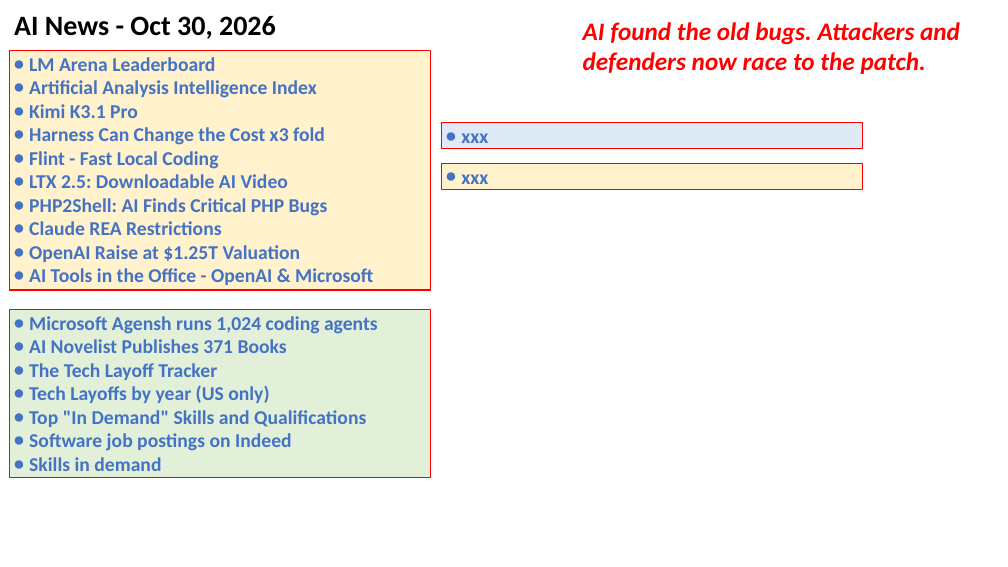
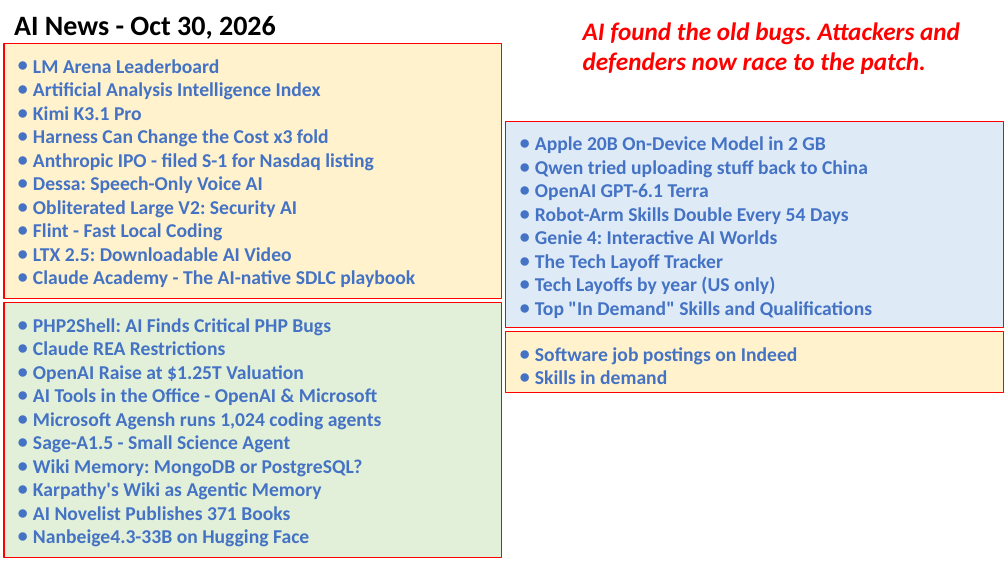
Before and after one commit to lselector/seminar, a slide deck: slide 1 of 2026/2026-10-30-AI-News.pptx. Drawn at 1008x567 pixels with LibreOffice and Linux fonts; fonts in the diff are those of the drawing. Boxes give left, top, right and bottom in pixels: in the first picture for what was removed or moved away, otherwise in the second. Text is boxed around its words. In the diff, an @@ line names an element or a change of style, - is before the commit and + after.

Commit message:
update

```diff
--- a/2026/2026-10-30-AI-News.pptx
+++ b/2026/2026-10-30-AI-News.pptx
@@ rectangle "LM Arena Leaderboard" resized from (x1=9, y1=50, x2=430, y2=290) to (x1=4, y1=43, x2=502, y2=298) @@
@@ rectangle removed at (x1=442, y1=123, x2=863, y2=149) @@
-● xxx
@@ rectangle added at (x1=506, y1=121, x2=1004, y2=328), fill #DEEBF7, outline #FF0000 0.75 pt, 14 pt, text #4472C4, bold @@
+● Apple 20B On-Device Model in 2 GB
+● Qwen tried uploading stuff back to China
+● OpenAI GPT-6.1 Terra
+● Robot-Arm Skills Double Every 54 Days
+● Genie 4: Interactive AI Worlds
+● The Tech Layoff Tracker
+● Tech Layoffs by year (US only)
+● Top "In Demand" Skills and Qualifications
@@ text in rectangle at (x1=33, y1=153, x2=374, y2=218): paragraphs added @@
+● Anthropic IPO - filed S-1 for Nasdaq listing
+● Dessa: Speech-Only Voice AI
+● Obliterated Large V2: Security AI
@@ rectangle removed at (x1=442, y1=163, x2=863, y2=190) @@
-● xxx
@@ text in rectangle at (x1=33, y1=270, x2=415, y2=287): text changed @@
-● PHP2Shell: AI Finds Critical PHP Bugs
-● Claude REA Restrictions
-● OpenAI Raise at $1.25T Valuation
-● AI Tools in the Office - OpenAI & Microsoft
+● Claude Academy - The AI-native SDLC playbook
@@ rectangle "PHP2Shell: AI Finds Critical PHP ..." resized from (x1=9, y1=309, x2=430, y2=478) to (x1=4, y1=302, x2=502, y2=557) @@
@@ text in rectangle at (x1=33, y1=318, x2=377, y2=405): paragraphs added @@
+● PHP2Shell: AI Finds Critical PHP Bugs
+● Claude REA Restrictions
+● OpenAI Raise at $1.25T Valuation
+● AI Tools in the Office - OpenAI & Microsoft
@@ rectangle added at (x1=506, y1=332, x2=1004, y2=392), fill #FFF2CC, outline #FF0000 0.75 pt, 14 pt, text #4472C4, bold @@
+● Software job postings on Indeed
+● Skills in demand
@@ text in rectangle at (x1=33, y1=435, x2=363, y2=500): paragraphs added @@
+● Sage-A1.5 - Small Science Agent
+● Wiki Memory: MongoDB or PostgreSQL?
+● Karpathy's Wiki as Agentic Memory
@@ text in rectangle at (x1=33, y1=529, x2=309, y2=547): text changed @@
-● The Tech Layoff Tracker
-● Tech Layoffs by year (US only)
-● Top "In Demand" Skills and Qualifications
-● Software job postings on Indeed
-● Skills in demand
+● Nanbeige4.3-33B on Hugging Face
```
Also in this commit, not shown: 4 other slides changed, 6 slides added.
